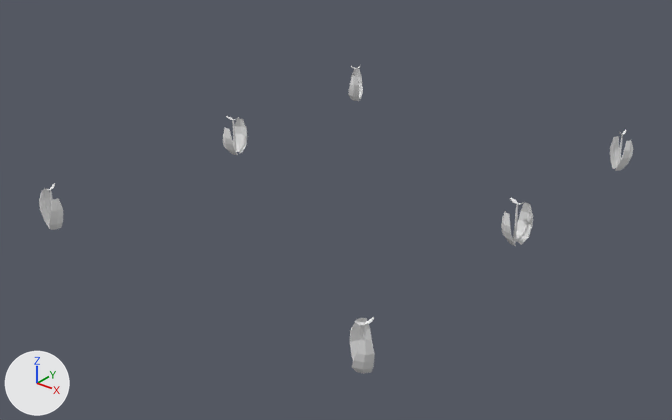
A saved change to the FBX model Assets/Art assets/Models/Species tiles/Pine/pine_0.fbx.
Camera for both pictures: a 50 mm lens placed at (-4.827, -0.899, 0.521), pointed at (-5.511, -0.044, -0.009). The axes (+X, +Y, +Z) are drawn at lower left. The lights are the same throughout. Where no turn or scale is listed for an object, it has been applied to the vertices. Vertices at the same position are counted once.
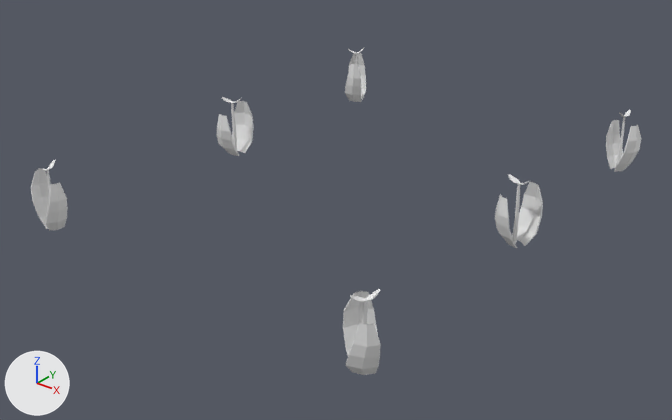
What differs and where, as boxes (x1, y1, x2, y2) in the pictures (672 x 420 px; the box of a moved part takes in the faces that stretch with it):
'Plane.003', reshaped
    before: (39, 65, 633, 374)
    after: (31, 48, 641, 375)
part 1 of me_plane_007, moved or reshaped
    before: (233, 118, 247, 153)
    after: (232, 101, 254, 153)
part 2 of me_plane_007, moved or reshaped
    before: (223, 127, 238, 155)
    after: (217, 114, 239, 156)
part 3 of me_plane_007, moved or reshaped
    before: (233, 119, 236, 151)
    after: (231, 102, 237, 151)
part 4 of me_plane_007, moved or reshaped
    before: (226, 116, 233, 120)
    after: (222, 97, 233, 103)
part 5 of me_plane_007, moved or reshaped
    before: (351, 68, 363, 99)
    after: (348, 53, 366, 100)
part 6 of me_plane_007, moved or reshaped
    before: (348, 76, 359, 101)
    after: (345, 64, 361, 102)
part 7 of me_plane_007, moved or reshaped
    before: (615, 140, 633, 171)
    after: (614, 125, 641, 172)
part 8 of me_plane_007, moved or reshaped
    before: (610, 136, 621, 169)
    after: (606, 120, 623, 169)
part 9 of me_plane_007, moved or reshaped
    before: (617, 135, 623, 165)
    after: (616, 117, 625, 165)
part 10 of me_plane_007, moved or reshaped
    before: (512, 202, 533, 245)
    after: (512, 182, 543, 246)
part 11 of me_plane_007, moved or reshaped
    before: (501, 211, 516, 246)
    after: (495, 194, 517, 248)
part 12 of me_plane_007, moved or reshaped
    before: (513, 203, 518, 243)
    after: (512, 183, 520, 244)
part 13 of me_plane_007, moved or reshaped
    before: (510, 198, 518, 204)
    after: (508, 174, 521, 184)
part 14 of me_plane_007, moved or reshaped
    before: (350, 318, 373, 361)
    after: (343, 291, 378, 355)
part 15 of me_plane_007, moved or reshaped
    before: (352, 339, 375, 374)
    after: (346, 323, 381, 375)
part 16 of me_plane_007, moved or reshaped
    before: (363, 323, 366, 340)
    after: (362, 299, 367, 324)
part 17 of me_plane_007, moved or reshaped
    before: (355, 321, 365, 325)
    after: (350, 295, 366, 302)
part 18 of me_plane_007, moved or reshaped
    before: (39, 183, 63, 230)
    after: (31, 160, 68, 231)
part 19 of me_plane_007, moved or reshaped
    before: (365, 317, 374, 324)
    after: (365, 289, 380, 300)

Patch to the scene script:
```diff
--- a/Assets/Art assets/Models/Species tiles/Pine/pine_0.fbx.py
+++ b/Assets/Art assets/Models/Species tiles/Pine/pine_0.fbx.py
@@ me_plane_007 @@
-me_plane_007.from_pydata(...)  # 798 vertices, 654 faces; spans x -0.263..0.25, y -0.327..0.317, z -0.002..0.063
+me_plane_007.from_pydata(...)  # 798 vertices, 654 faces; spans x -0.271..0.259, y -0.335..0.327, z -0.002..0.094
+# me_plane_007 part 1: the loose piece of 30 vertices spanning x -0.254..-0.229, y 0.003..0.023, z -0.001..0.047 is scaled about its middle by 1.5, then moved by (-0.001, 0.006, 0.012)
+# me_plane_007 part 2: the loose piece of 30 vertices spanning x -0.252..-0.229, y -0.018..-0.001, z -0.001..0.043 is scaled about its middle by 1.5, then moved by (0.0, -0.005, 0.011)
+# me_plane_007 part 3: the loose piece of 20 vertices spanning x -0.242..-0.238, y -0.001..0.003, z -0.001..0.051 is scaled about its middle by 1.5, then moved by (0.0, 0.0, 0.013)
+# me_plane_007 part 4: the loose piece of 24 vertices spanning x -0.249..-0.239, y -0.005..0.002, z 0.051..0.056 is scaled about its middle by 1.5, then moved by (-0.002, -0.001, 0.027)
+# me_plane_007 part 5: the loose piece of 30 vertices spanning x -0.263..-0.241, y 0.298..0.317, z -0.001..0.05 is scaled about its middle by 1.5, then moved by (-0.003, 0.004, 0.012)
+# me_plane_007 part 6: the loose piece of 30 vertices spanning x -0.252..-0.232, y 0.284..0.3, z -0.001..0.046 is scaled about its middle by 1.5, then moved by (0.002, -0.004, 0.011)
+# me_plane_007 part 7: the loose piece of 30 vertices spanning x 0.222..0.24, y 0.285..0.303, z -0.002..0.046 is scaled about its middle by 1.5, then moved by (0.004, -0.002, 0.012)
+# me_plane_007 part 8: the loose piece of 30 vertices spanning x 0.207..0.225, y 0.294..0.312, z -0.002..0.042 is scaled about its middle by 1.5, then moved by (-0.003, 0.002, 0.011)
+# me_plane_007 part 9: the loose piece of 20 vertices spanning x 0.221..0.224, y 0.297..0.3, z -0.002..0.05 is scaled about its middle by 1.5, then moved by (0.0, 0.0, 0.013)
+# me_plane_007 part 10: the loose piece of 30 vertices spanning x 0.211..0.233, y 0.009..0.029, z -0.002..0.046 is scaled about its middle by 1.5, then moved by (0.002, 0.005, 0.012)
+# me_plane_007 part 11: the loose piece of 30 vertices spanning x 0.203..0.224, y -0.011..0.01, z -0.002..0.042 is scaled about its middle by 1.5, then moved by (-0.002, -0.004, 0.011)
+# me_plane_007 part 12: the loose piece of 20 vertices spanning x 0.216..0.22, y 0.006..0.01, z -0.002..0.05 is scaled about its middle by 1.5, then moved by (0.0, 0.0, 0.013)
+# me_plane_007 part 13: the loose piece of 24 vertices spanning x 0.208..0.218, y 0.006..0.011, z 0.05..0.055 is scaled about its middle by 1.5, then moved by (-0.002, 0.0, 0.027)
+# me_plane_007 part 14: the loose piece of 30 vertices spanning x 0.213..0.237, y -0.314..-0.292, z -0.002..0.046 is scaled about its middle by 1.5, then moved by (-0.004, 0.004, 0.012)
+# me_plane_007 part 15: the loose piece of 30 vertices spanning x 0.229..0.25, y -0.327..-0.308, z -0.002..0.042 is scaled about its middle by 1.5, then moved by (0.003, -0.003, 0.011)
+# me_plane_007 part 16: the loose piece of 20 vertices spanning x 0.231..0.235, y -0.313..-0.309, z -0.002..0.05 is scaled about its middle by 1.5, then moved by (0.0, 0.0, 0.013)
+# me_plane_007 part 17: the loose piece of 24 vertices spanning x 0.228..0.235, y -0.32..-0.31, z 0.05..0.055 is scaled about its middle by 1.5, then moved by (-0.001, -0.002, 0.027)
+# me_plane_007 part 18: 140 of 798 vertices moved; they spanned x -0.26..-0.228, y -0.324..0.31, z -0.001..0.063 and now span x -0.269..-0.22, y -0.33..0.316, z -0.001..0.094; mean shift (0.0, 0.0, 0.019); largest move (-0.237, 0.305, 0.063) -> (-0.233, 0.309, 0.094)
+# me_plane_007 part 19: 36 of 798 vertices moved; they spanned x 0.205..0.242, y -0.322..0.309, z 0.05..0.058 and now span x 0.199..0.247, y -0.327..0.314, z 0.076..0.089; mean shift (0.001, 0.001, 0.028); largest move (0.229, 0.005, 0.058) -> (0.235, 0.004, 0.089)
 me_plane_007.materials.append(mat_saplings)
```
